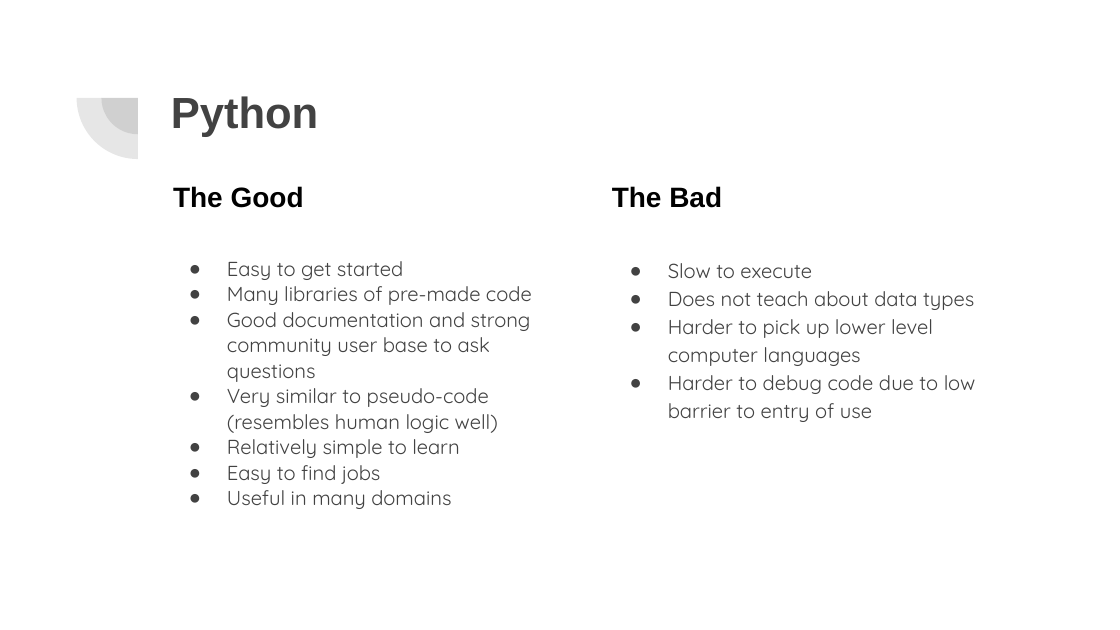
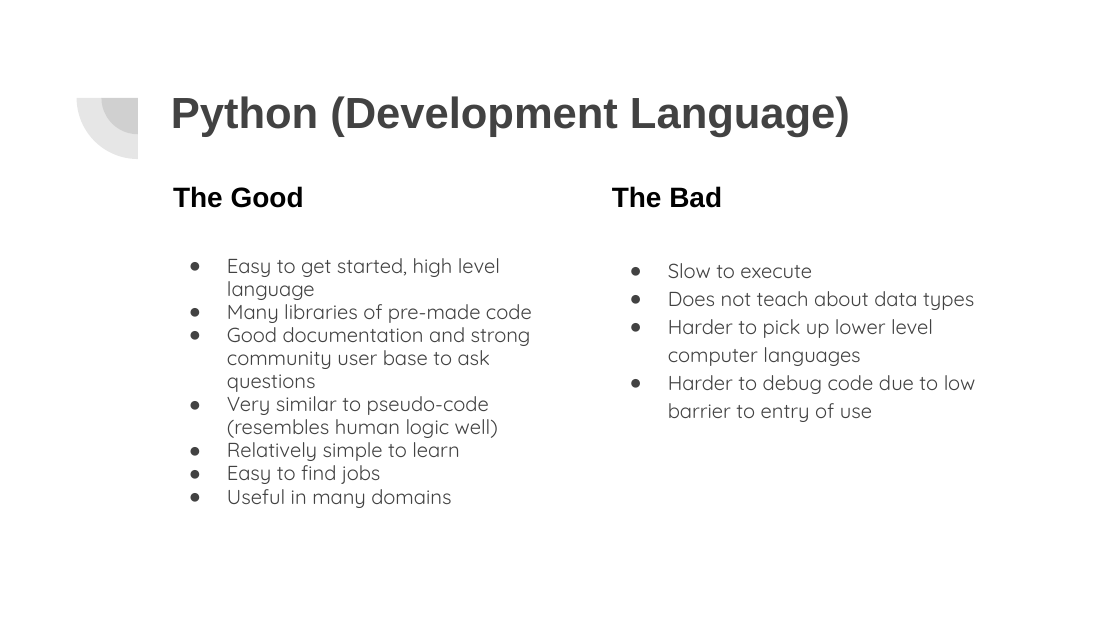
Before and after one commit to NolanSmithSolutions/Course, a slide deck: slide 13 of FutureApps/Your Data Science Future.pptx (slide 11 before the commit). Drawn at 1120x630 pixels with LibreOffice and Linux fonts; fonts in the diff are those of the drawing. Boxes give left, top, right and bottom in pixels: in the first picture for what was removed or moved away, otherwise in the second. Text is boxed around its words. In the diff, an @@ line names an element or a change of style, - is before the commit and + after.

```diff
--- a/FutureApps/Your Data Science Future.pptx
+++ b/FutureApps/Your Data Science Future.pptx
@@ title at box(171, 96, 850, 137): text changed @@
-Python
+Python (Development Language)
@@ text at box(227, 258, 500, 300): text changed @@
-● Easy to get started
+● Easy to get started, high level language
@@ text at box(227, 299, 532, 508): line spacing 1.05 to 0.95 @@
```
Also in this commit, not shown: 10 other slides changed, 7 slides added, 6 slides removed, 2 other files.
